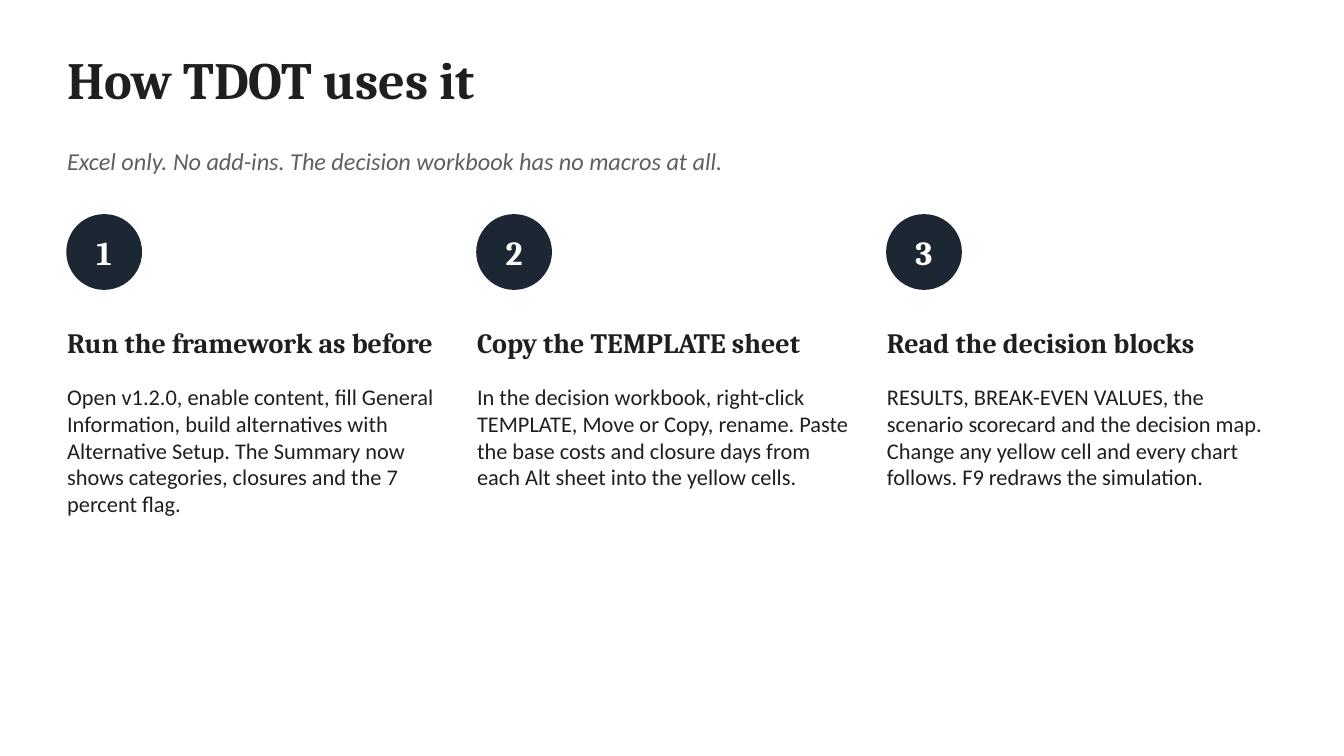
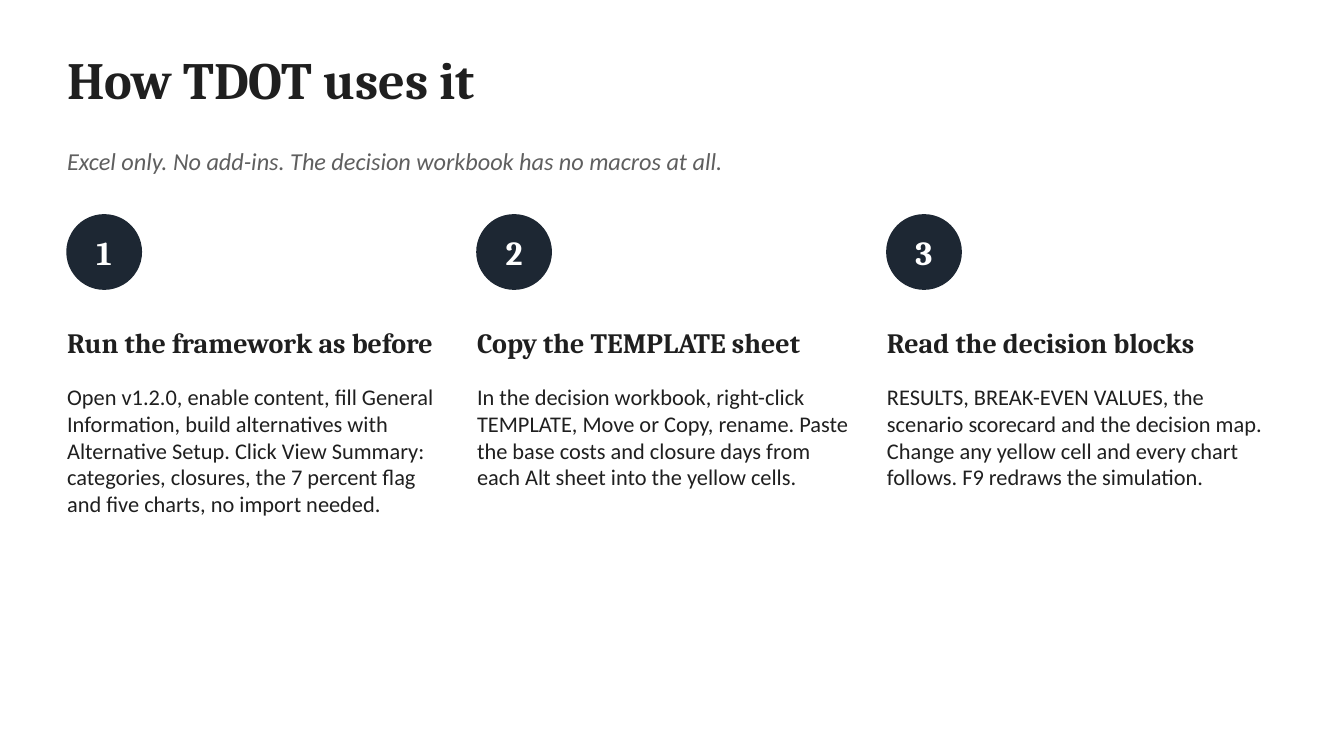
Before and after one commit to JosephD130/lcca-dashboard, a slide deck: slide 18 of tdot-lcca/TDOT_LCCA_Review_and_v1.2.0_Update.pptx (slide 17 before the commit). Drawn at 1344x756 pixels with LibreOffice and Linux fonts; fonts in the diff are those of the drawing. Boxes give left, top, right and bottom in pixels: in the first picture for what was removed or moved away, otherwise in the second. Text is boxed around its words. In the diff, an @@ line names an element or a change of style, - is before the commit and + after.

```diff
--- a/tdot-lcca/TDOT_LCCA_Review_and_v1.2.0_Update.pptx
+++ b/tdot-lcca/TDOT_LCCA_Review_and_v1.2.0_Update.pptx
@@ text at [67, 389, 433, 516]: text changed @@
-Open v1.2.0, enable content, fill General Information, build alternatives with Alternative Setup. The Summary now shows categories, closures and the 7 percent flag.
+Open v1.2.0, enable content, fill General Information, build alternatives with Alternative Setup. Click View Summary: categories, closures, the 7 percent flag and five charts, no import needed.
```
Also in this commit, not shown: 4 other slides changed, 1 slide added, 13 other files.
